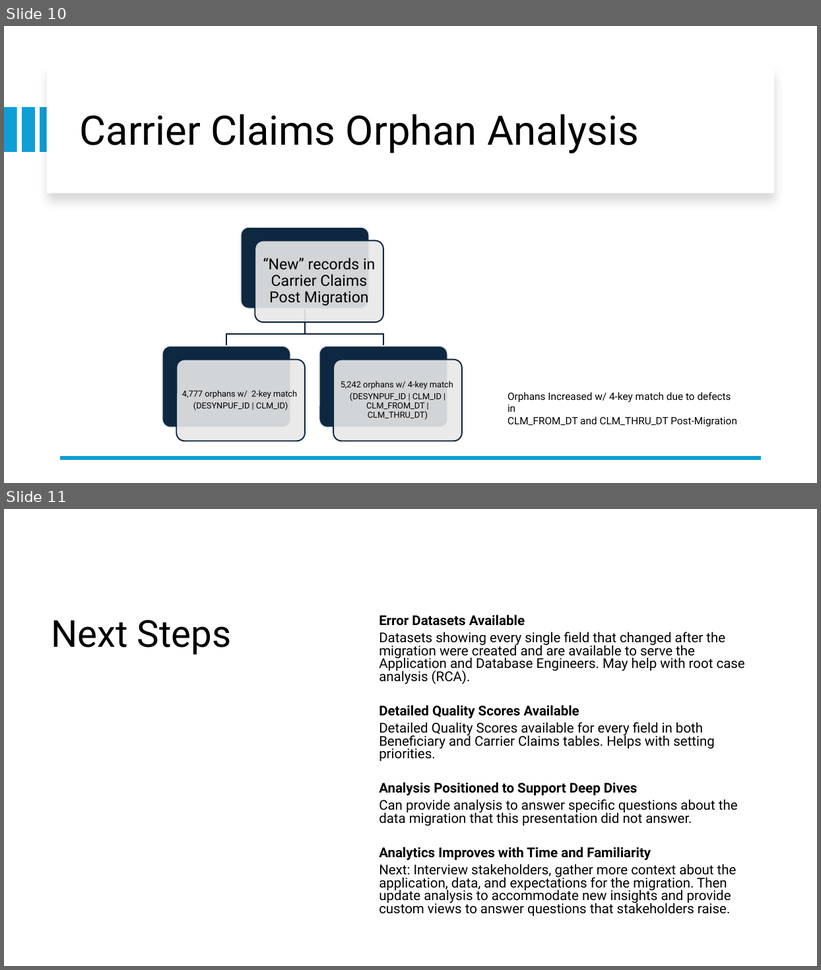
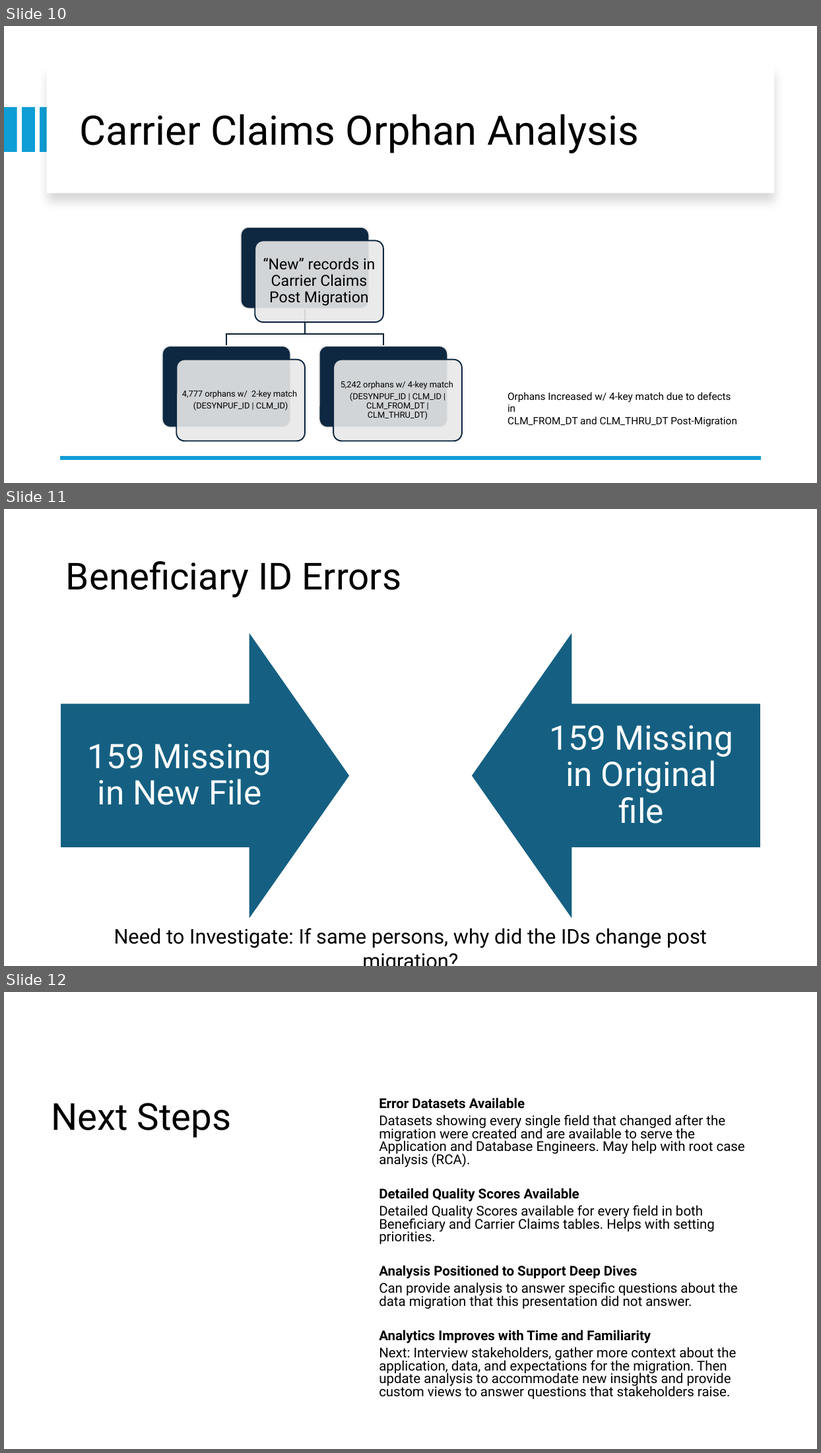
Before and after one commit to BensonJT/data_eng_exercise, a slide deck: Data Migration Analysis.pptx. Shown one above the other, each under a label of ours: slides 10 and 11 before the commit, slides 10, 11 and 12 after it. The pictures are 821x970 and 821x1453 pixels, drawn with LibreOffice and Linux fonts; fonts in the diff are those of the drawing. Boxes give left, top, right and bottom in pixels: in the first picture for what was removed or moved away, otherwise in the second. Text is boxed around its words. In the diff, an @@ line names an element or a change of style, - is before the commit and + after.

```diff
--- a/Data Migration Analysis.pptx
+++ b/Data Migration Analysis.pptx
@@ slide 11 added at (x1=4, y1=509, x2=817, y2=966), background #FFFFFF @@
@@ title added at (x1=66, y1=561, x2=401, y2=597), 44 pt, text #000000 @@
+Beneficiary ID Errors
@@ group added at (x1=60, y1=631, x2=762, y2=921): 2 down arrows, 2 texts @@
+159 Missing in New File
+159 Missing in Original file
@@ text added at (x1=114, y1=928, x2=707, y2=949), 24 pt, text #000000 @@
+Need to Investigate: If same persons, why did the IDs change post migration?
@@ what was slide 11 is now slide 12 @@
```
Also in this commit, not shown: 1 slide changed, 4 other files.
